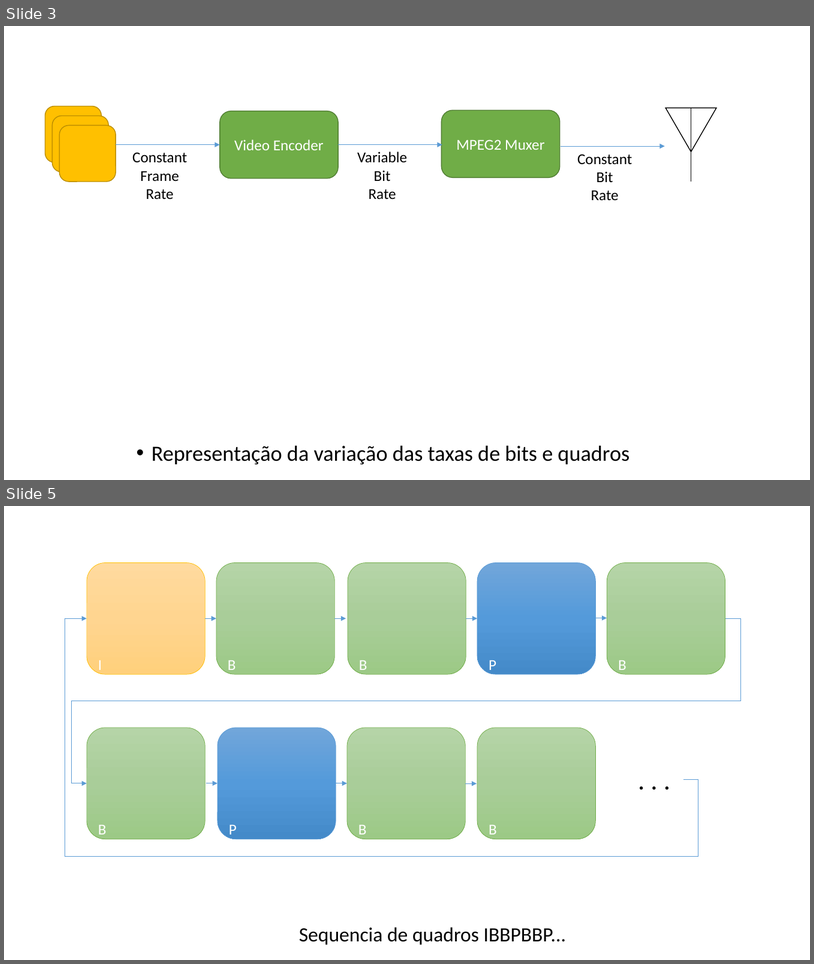
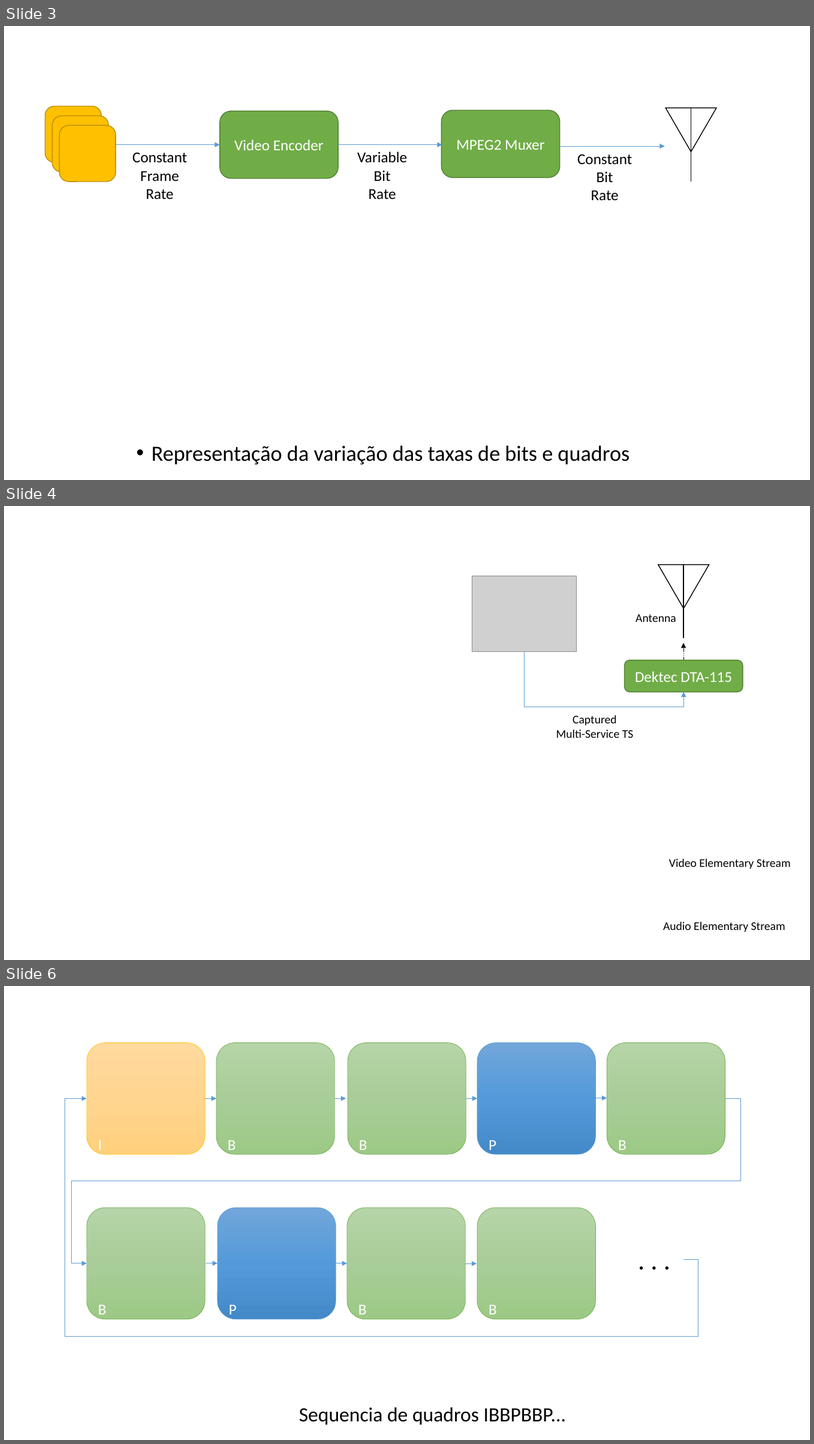
Before and after one commit to nasall2/TCC, a slide deck: relatorio/abntex2-modelos-1.9.2/figuras/diagramas2.pptx. Shown one above the other, each under a label of ours: slides 3 and 5 before the commit, slides 3, 4 and 6 after it; the slides between them are not shown. The pictures are 814x964 and 814x1444 pixels, drawn with LibreOffice and Linux fonts; fonts in the diff are those of the drawing; grey boxes stand for pictures. Boxes give left, top, right and bottom in pixels: in the first picture for what was removed or moved away, otherwise in the second. Text is boxed around its words. In the diff, an @@ line names an element or a change of style, - is before the commit and + after.

```diff
--- a/relatorio/abntex2-modelos-1.9.2/figuras/diagramas2.pptx
+++ b/relatorio/abntex2-modelos-1.9.2/figuras/diagramas2.pptx
@@ slide 4 added at bbox=[4, 506, 810, 960], background #FFFFFF @@
@@ picture added at bbox=[472, 576, 577, 651] @@
@@ triangle added at bbox=[659, 565, 710, 608], fill #FFFFFF, outline #000000 1 pt @@
@@ line added from (684, 565) to (684, 639), #000000 1 pt @@
@@ text added at bbox=[636, 614, 677, 622], 14 pt, text #000000 @@
+Antenna
@@ elbow arrow added from (684, 660) to (684, 643), #000000 0.5 pt dashed @@
@@ elbow arrow added from (524, 651) to (684, 692), #5B9BD5 0.5 pt @@
@@ rounded rectangle added at bbox=[624, 660, 743, 693], fill #70AD47, outline #538035 1 pt, 18 pt, text #FFFFFF @@
+Dektec DTA-115
@@ text added at bbox=[557, 715, 633, 738], 14 pt, text #000000 @@
+Captured
+Multi-Service TS
@@ text added at bbox=[669, 858, 791, 868], 14 pt, text #000000 @@
+Video Elementary Stream
@@ text added at bbox=[663, 921, 786, 931], 14 pt, text #000000 @@
+Audio Elementary Stream
@@ what was slide 5 is now slide 6 @@
```
Also in this commit, not shown: 1 slide changed, 1 other slide added.
